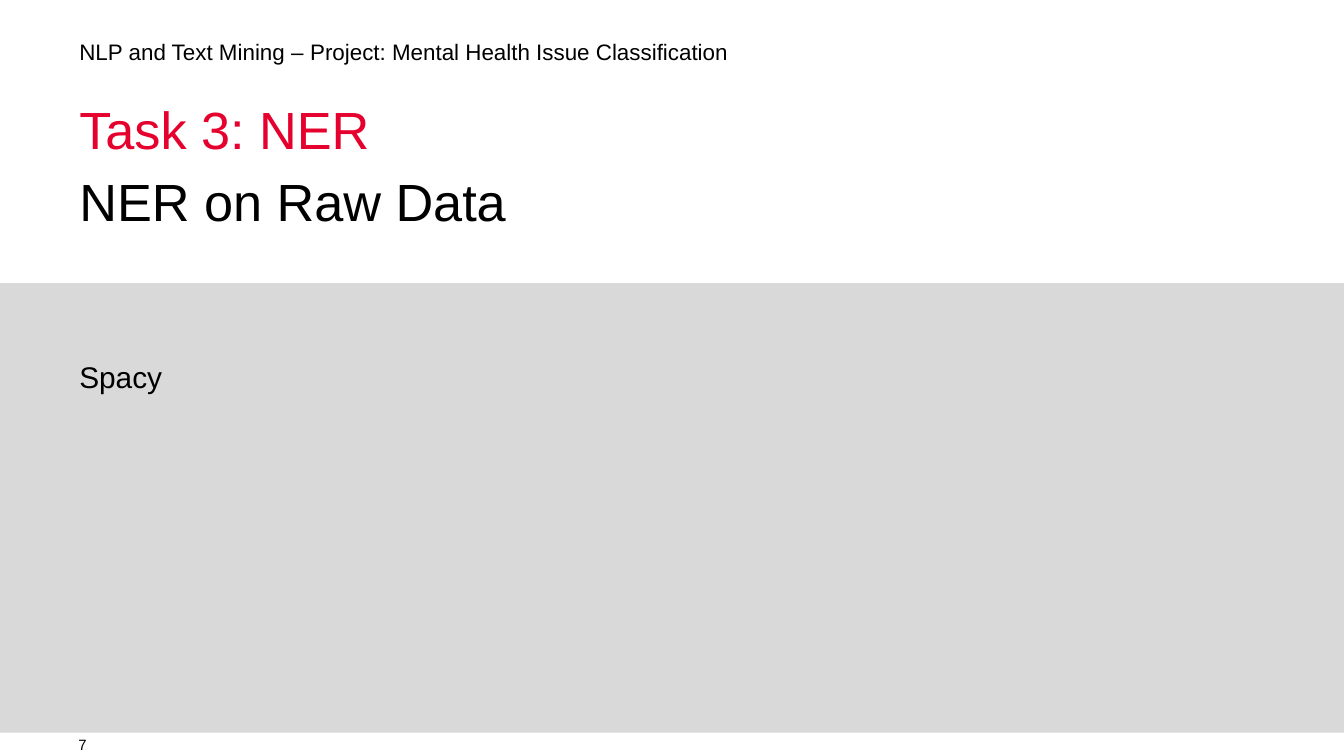
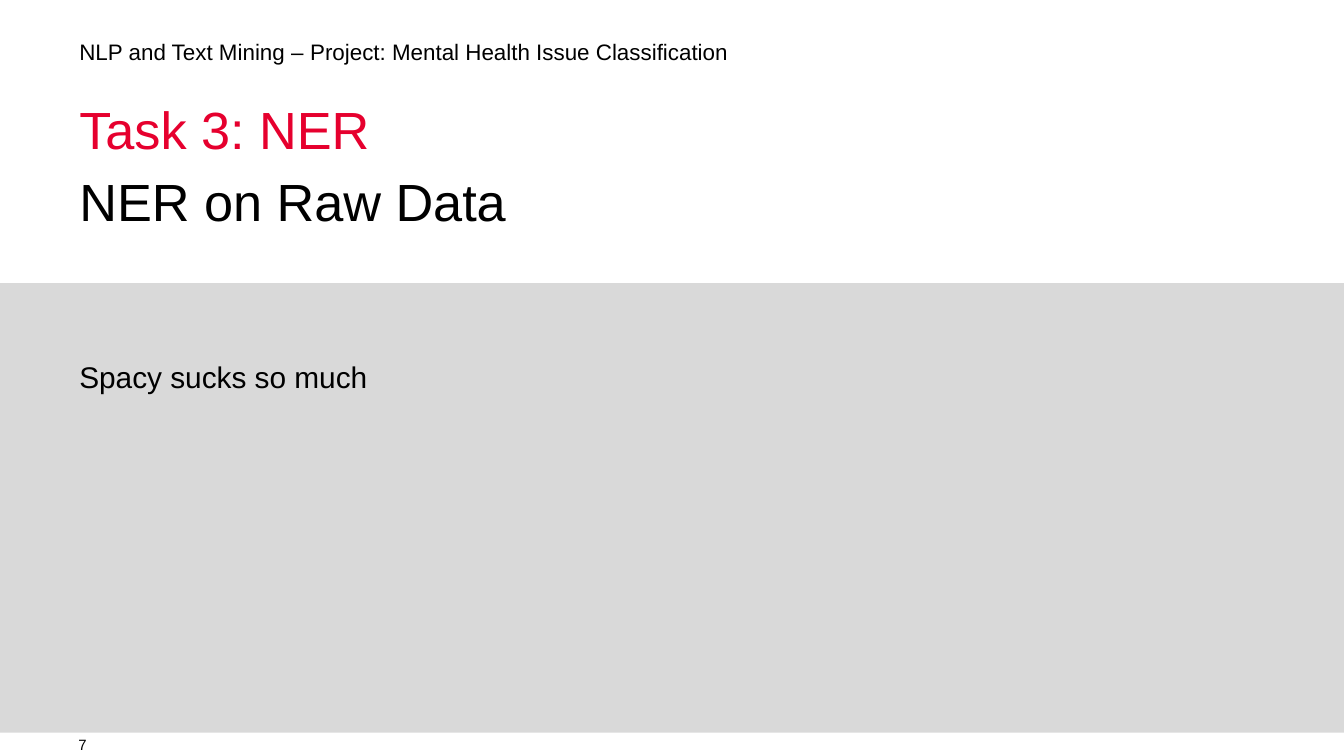
Before and after one commit to homolan13/twitter_mental_health, a slide deck: slide 7 of Presentation.pptx. Drawn at 1344x756 pixels with LibreOffice and Linux fonts; fonts in the diff are those of the drawing; background and template pictures are left out. Boxes give left, top, right and bottom in pixels: in the first picture for what was removed or moved away, otherwise in the second. Text is boxed around its words. In the diff, an @@ line names an element or a change of style, - is before the commit and + after.

```diff
--- a/Presentation.pptx
+++ b/Presentation.pptx
@@ text at [79, 366, 367, 394]: text changed @@
-Spacy
+Spacy sucks so much
```
Also in this commit, not shown: 3 other slides changed.
